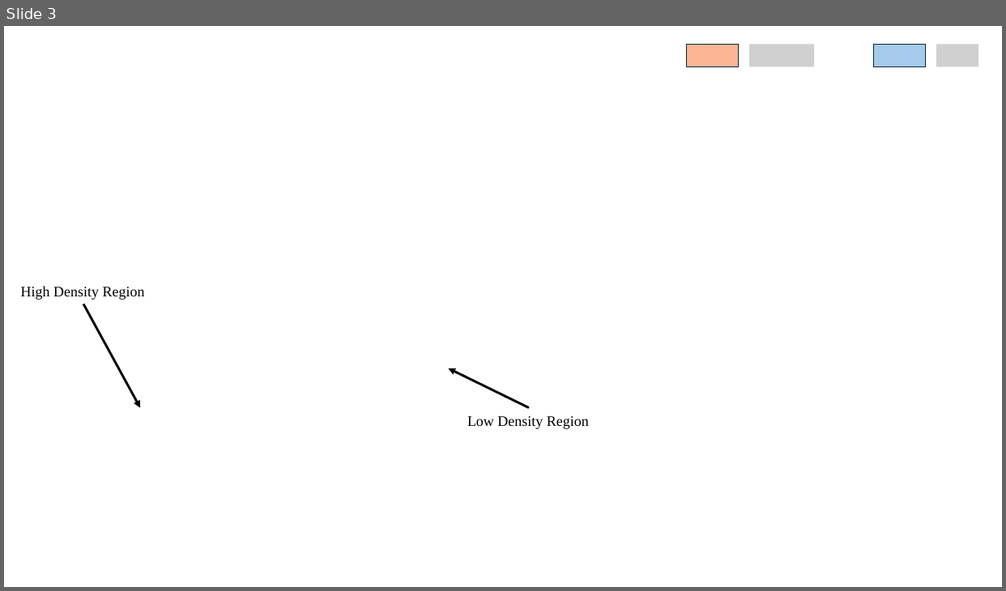
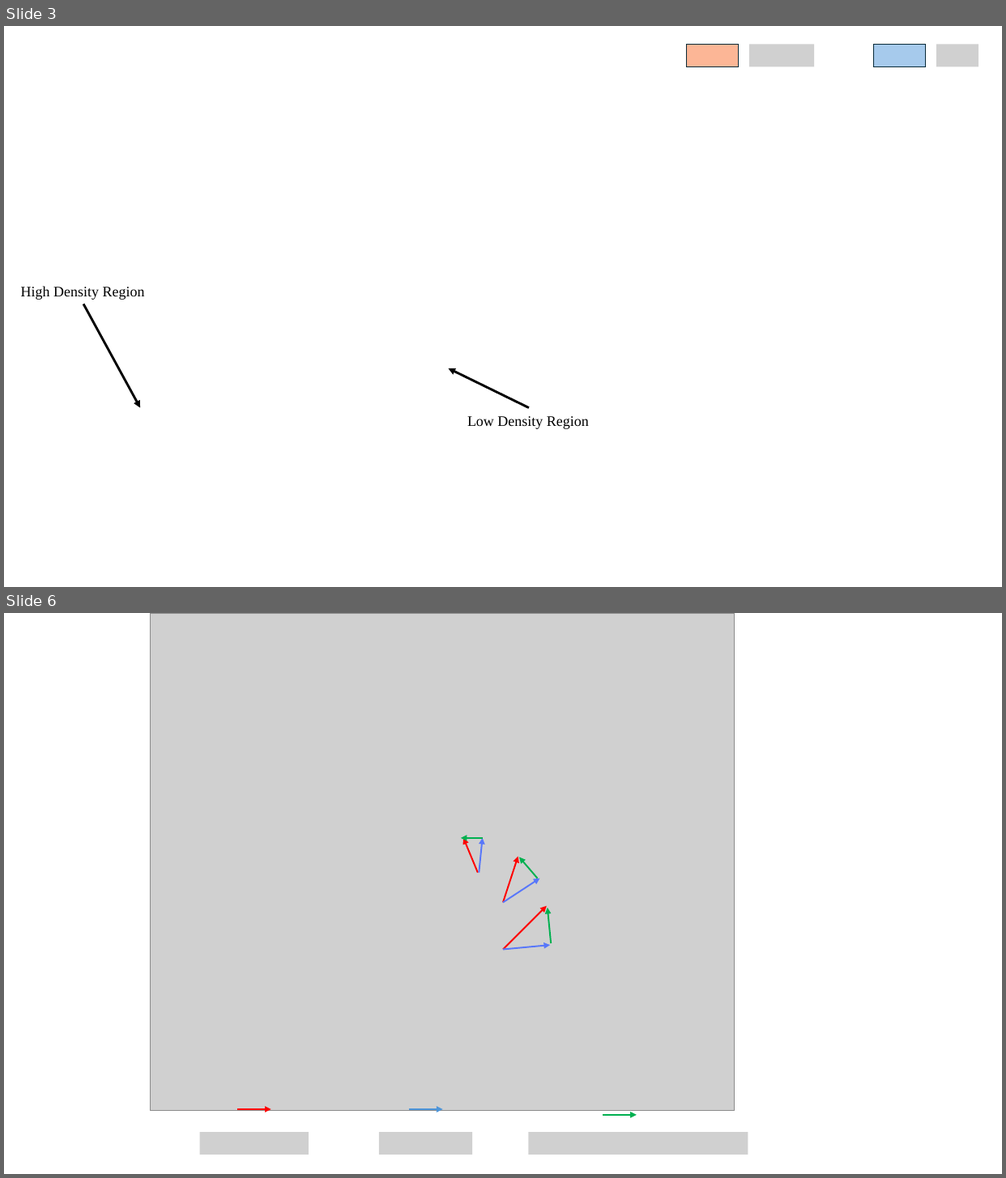
Before and after one commit to innovation-cat/innovation-cat.github.io, a slide deck: images/posts/2025-07-03-blog-post/新建 Microsoft PowerPoint 演示文稿.pptx. Shown one above the other, each under a label of ours: slide 3 before the commit, slides 3 and 6 after it; the slides between them are not shown. The pictures are 1006x591 and 1006x1178 pixels, drawn with LibreOffice and Linux fonts; fonts in the diff are those of the drawing; grey boxes stand for pictures; background and template pictures are left out. Boxes give left, top, right and bottom in pixels: in the first picture for what was removed or moved away, otherwise in the second. Text is boxed around its words. In the diff, an @@ line names an element or a change of style, - is before the commit and + after.

```diff
--- a/images/posts/2025-07-03-blog-post/新建 Microsoft PowerPoint 演示文稿.pptx
+++ b/images/posts/2025-07-03-blog-post/新建 Microsoft PowerPoint 演示文稿.pptx
@@ slide 6 added at (4, 613, 1002, 1174), background #FFFFFF @@
@@ picture added at (150, 613, 735, 1111) @@
@@ arrow added from (483, 838) to (461, 838), #00B050 1.5 pt @@
@@ arrow added from (478, 873) to (463, 838), #FF0000 1.5 pt @@
@@ arrow added from (479, 873) to (483, 838), #5877FA 1.5 pt @@
@@ arrow added from (503, 903) to (518, 856), #FF0000 1.5 pt @@
@@ arrow added from (503, 903) to (540, 879), #5877FA 1.5 pt @@
@@ arrow added from (538, 879) to (519, 857), #00B050 1.5 pt @@
@@ arrow added from (503, 950) to (547, 906), #FF0000 1.5 pt @@
@@ arrow added from (552, 944) to (548, 908), #00B050 1.5 pt @@
@@ arrow added from (503, 950) to (551, 945), #5877FA 1.5 pt @@
@@ arrow added from (236, 1110) to (271, 1110), #FF0000 1.5 pt @@
@@ arrow added from (409, 1110) to (443, 1110), #4E95D9 1.5 pt @@
@@ arrow added from (603, 1115) to (637, 1115), #00B050 1.5 pt @@
@@ picture added at (199, 1132, 308, 1155) @@
@@ picture added at (379, 1132, 473, 1155) @@
@@ picture added at (529, 1132, 749, 1155) @@
```
Also in this commit, not shown: 2 other slides added, 2 other files.
